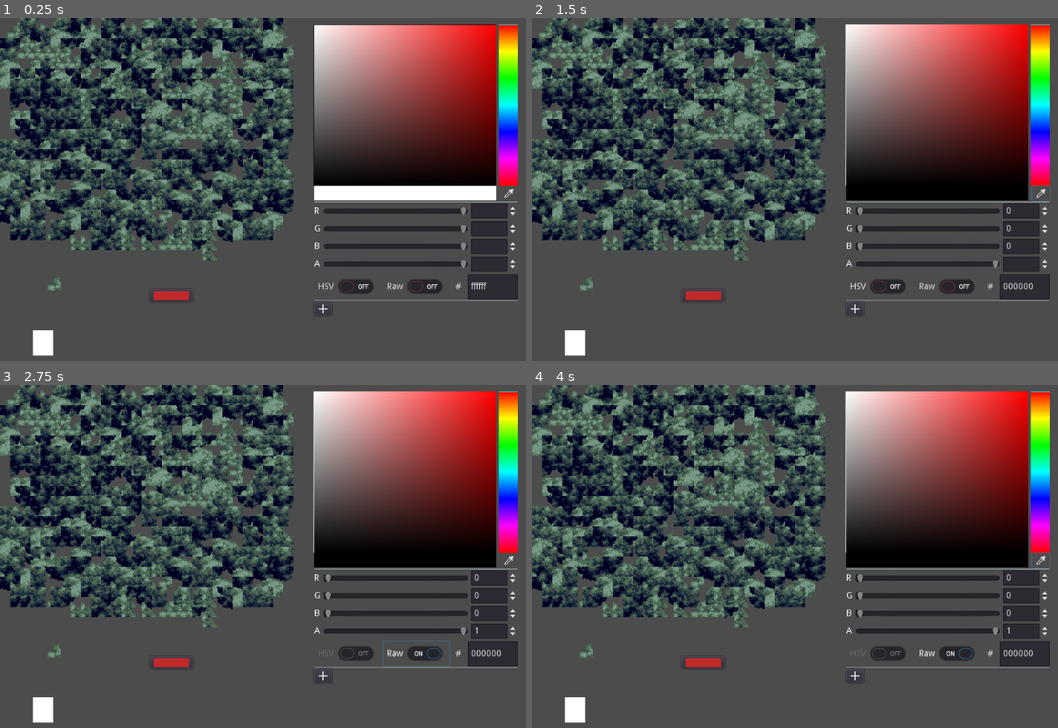
Above: before the commit, frames 1-4 (two rows, left to right).
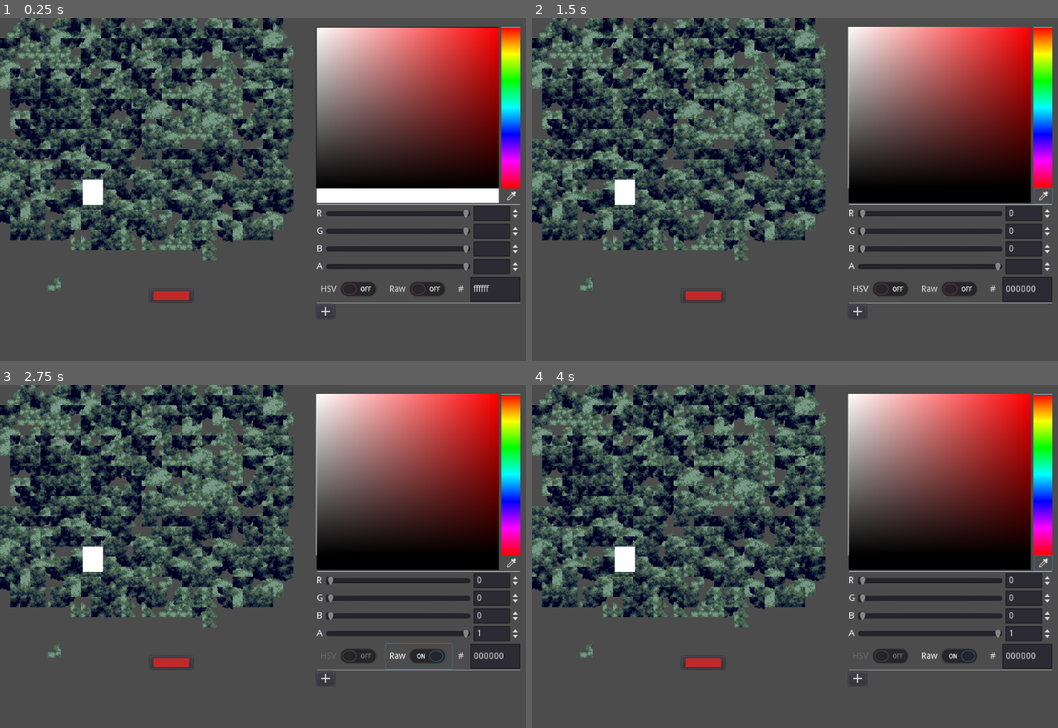
Above: after the commit, the same moments.

Repository: taedixon/vedge-godot-tool
Game: Godot game, scene res://scenes/playaround.tscn
Two runs of this game, one before a commit and one after it. Both use one fixed random seed, a clock stepped at 60 frames per second and the inputs below. This scene is started directly instead of the project's main scene. The engine's default icon, where the game draws it, is replaced by a stand-in: a white triangle on a blue panel in a dark square.
Inputs (mouse positions are in pixels of both pictures, inside the frame that each line leads up to; where the layout moved, square brackets give the same spot in the first picture):
- Up to frame 1 (0.25 s): no input
- Up to frame 2 (1.5 s): click (1042, 196) [1042, 192] at 0.5 s; click "HSV" at 1.25 s
- Up to frame 3 (2.75 s): click "Raw" at 2 s
- Up to frame 4 (4 s): click (1042, 563) [1042, 559] at 2.75 s; click "Raw" at 3.5 s

The runs differ from the first frame. In frame 1, 6.1% of the frame differs, in the area x 6-99%, y 1-99%; in frame 2, 5.9%; in frame 3, 5.9%; in frame 4, 5.8%.

Commit message:
lasso prototype

Diff:
--- a/project.godot
+++ b/project.godot
@@ -156,6 +156,11 @@
 "events": [ Object(InputEventKey,"resource_local_to_scene":false,"resource_name":"","device":0,"alt":false,"shift":true,"control":true,"meta":false,"command":true,"pressed":false,"scancode":90,"unicode":0,"echo":false,"script":null)
  ]
 }
+toggle_selection={
+"deadzone": 0.5,
+"events": [ Object(InputEventKey,"resource_local_to_scene":false,"resource_name":"","device":0,"alt":false,"shift":true,"control":false,"meta":false,"command":false,"pressed":false,"scancode":82,"unicode":0,"echo":false,"script":null)
+ ]
+}
 
 [rendering]
 
--- a/scenes/gms_map.gd
+++ b/scenes/gms_map.gd
@@ -4,6 +4,7 @@
 # Declare member variables here. Examples:
 export (String) var room_path setget set_room_path
 onready var layers_root = $tile_layers
+onready var overlay = $overlay
 var scn_light_layer = preload("res://scenes/light_layer.tscn")
 
 var layer_metadata = {}
@@ -14,6 +15,9 @@
 
 var bounds = Rect2(0, 0, 0, 0)
 var camera_offset = Vector2(0, 0) setget set_camera_offset
+
+var selection = PoolVector2Array() setget set_selection, get_selection
+var selection_col = PoolColorArray()
 
 func _ready():
 	set_room_path(room_path)
@@ -309,3 +313,15 @@
 			var meta = layer_metadata.get(child.name)
 			child.position.x = offset.x * meta.parallax.x
 			child.position.y = offset.y * meta.parallax.y
+
+func set_selection(points):
+	selection = PoolVector2Array()
+	for p in points:
+		selection.append((p - position) / scale)
+	overlay.selection = selection
+
+func get_selection():
+	var translated = PoolVector2Array()
+	for p in selection:
+		translated.append(p*scale + position)
+	return translated
--- a/scenes/gms_map.tscn
+++ b/scenes/gms_map.tscn
@@ -1,8 +1,13 @@
-[gd_scene load_steps=2 format=2]
+[gd_scene load_steps=3 format=2]
 
 [ext_resource path="res://scenes/gms_map.gd" type="Script" id=1]
+[ext_resource path="res://scenes/gms_map_overlay.gd" type="Script" id=2]
 
 [node name="gms_map" type="Node2D"]
 script = ExtResource( 1 )
 
 [node name="tile_layers" type="Node2D" parent="."]
+
+[node name="overlay" type="Node2D" parent="."]
+script = ExtResource( 2 )
+fill_col = Color( 0.478431, 0.917647, 0.764706, 0.34902 )
--- /dev/null
+++ b/scenes/gms_map_overlay.gd
@@ -0,0 +1,20 @@
+extends Node2D
+
+export (Color) var fill_col = Color.white
+export (Color) var border_col = Color.white
+
+var selection = PoolVector2Array() setget set_selection
+var selection_col = PoolVector2Array()
+
+# Called when the node enters the scene tree for the first time.
+func _draw():
+	if selection.size() > 1:
+		draw_polygon(selection, selection_col)
+		draw_polyline(selection, border_col)
+
+func set_selection(newsel):
+	selection = newsel
+	selection_col = PoolColorArray()
+	for i in range(0, selection.size()):
+		selection_col.append(fill_col)
+	update()
--- a/scenes/light_editor.gd
+++ b/scenes/light_editor.gd
@@ -6,7 +6,6 @@
 onready var mapcontainer = $map_container
 onready var roomlist = $room_picker
 onready var dialog_lightlayer = $dialog_light_layer_detail
-
 
 func _ready():
 	if GmsAssetCache.project_loaded():
--- a/scenes/map_container.gd
+++ b/scenes/map_container.gd
@@ -21,6 +21,8 @@
 var rect_button = 0
 
 var colour_picking = false
+var selection_points = PoolVector2Array()
+var selection_mode = false
 
 # Called when the node enters the scene tree for the first time.
 func _ready():
@@ -74,6 +76,9 @@
 
 
 	colour_picking = Input.is_key_pressed(KEY_ALT)
+	if Input.is_action_just_pressed("toggle_selection"):
+		selection_mode = !selection_mode
+		update()
 
 	var mb = 0
 	if (Input.get_mouse_button_mask() & BUTTON_MASK_LEFT) != 0:
@@ -81,44 +86,15 @@
 	elif (Input.get_mouse_button_mask() & BUTTON_MASK_RIGHT) != 0:
 		mb = BUTTON_RIGHT
 
-	if colour_picking:
-		if mb != 0:
-			var col = map.get_picked_colour()
-			if col:
-				emit_signal("colour_picked", mb, col)
+	# input handling
+	if selection_mode:
+		process_selection_tool(mb, mousepos)
+	elif colour_picking:
+		process_colour_picker(mb)
 	else:
-		match draw_param.tool:
-			"DRAW":
-				if mb != 0:
-					if mouse_travel > 4:
-						map.add_stroke_point(mb, draw_param)
-						mouse_travel = 0
-				else:
-					mouse_travel = 0
-					map.end_stroke()
-			"RECT", "BLUR":
-				if (mb != 0) && rect_state == 0:
-					tool_rect = Rect2(mousepos, Vector2())
-					rect_button = mb
-					rect_state = 1
-				else:
-					var both_mousebutton = (Input.get_mouse_button_mask() & (BUTTON_MASK_LEFT|BUTTON_MASK_RIGHT)) == BUTTON_MASK_LEFT|BUTTON_MASK_RIGHT
-					if both_mousebutton:
-						rect_state = -1
-						update()
-					elif (mb == 0) && (rect_state == 1):
-						map.add_stroke_rect(rect_button, tool_rect, draw_param)
-						rect_state = 0
-						update()
-					elif rect_state == -1:
-						rect_state = 0
-					else:
-						tool_rect.size = mousepos - tool_rect.position
-			"FILL":
-				if mouse_travel > 10 && mb != 0:
-					mouse_travel = 0
-					map.add_stroke_fill(mb, draw_param)
-
+		process_regular_tool(mb, mousepos)
+
+	# undo/redo
 	if Input.is_action_just_pressed("tool_redo"):
 		map.end_stroke()
 		map.redo()
@@ -126,6 +102,90 @@
 		map.end_stroke()
 		map.undo()
 
+func process_colour_picker(mb):
+	if mb != 0:
+		var col = map.get_picked_colour()
+		if col:
+			emit_signal("colour_picked", mb, col)
+
+func process_selection_tool(mb, mousepos):
+	if update_lasso(mb, mousepos):
+		if selection_points.size() > 1:
+			selection_points.append(selection_points[0])
+			if Input.is_key_pressed(KEY_ALT):
+				var combined = Geometry.clip_polygons_2d(map.selection, selection_points)
+				map.selection = combined[0] if combined.size() > 0 else PoolVector2Array()
+			elif Input.is_key_pressed(KEY_CONTROL):
+				var combined = Geometry.merge_polygons_2d(map.selection, selection_points)
+				map.selection = combined[0] if combined.size() > 0 else PoolVector2Array()
+			else:
+				map.selection = selection_points
+			selection_points = PoolVector2Array()
+			update()
+
+func process_regular_tool(mb, mousepos):
+	match draw_param.tool:
+		"DRAW":
+			if mb != 0:
+				if mouse_travel > 4:
+					map.add_stroke_point(mb, draw_param)
+					mouse_travel = 0
+			else:
+				mouse_travel = 0
+				map.end_stroke()
+		"RECT", "BLUR":
+			if update_tool_rect(mb, mousepos):
+				map.add_stroke_rect(rect_button, tool_rect, draw_param)
+		"FILL":
+			if mouse_travel > 10 && mb != 0:
+				mouse_travel = 0
+				map.add_stroke_fill(mb, draw_param)
+
+# returns true if rect was committed
+func update_tool_rect(mb, mousepos):
+	if (mb != 0) && rect_state == 0:
+		tool_rect = Rect2(mousepos, Vector2())
+		rect_button = mb
+		rect_state = 1
+	else:
+		var both_mousebutton = (Input.get_mouse_button_mask() & (BUTTON_MASK_LEFT|BUTTON_MASK_RIGHT)) == BUTTON_MASK_LEFT|BUTTON_MASK_RIGHT
+		if both_mousebutton:
+			rect_state = -1
+			update()
+		elif (mb == 0) && (rect_state == 1):
+			rect_state = 0
+			update()
+			return true
+		elif rect_state == -1:
+			rect_state = 0
+		else:
+			tool_rect.size = mousepos - tool_rect.position
+	return false
+
+func update_lasso(mb, mousepos):
+	if (mb != 0) && rect_state == 0:
+		selection_points.append(mousepos)
+		rect_button = mb
+		rect_state = 1
+	else:
+		var both_mousebutton = (Input.get_mouse_button_mask() & (BUTTON_MASK_LEFT|BUTTON_MASK_RIGHT)) == BUTTON_MASK_LEFT|BUTTON_MASK_RIGHT
+		if both_mousebutton:
+			rect_state = -1
+			selection_points = PoolVector2Array()
+			update()
+		elif (mb == 0) && (rect_state == 1):
+			rect_state = 0
+			update()
+			return true
+		elif rect_state == -1:
+			rect_state = 0
+		elif rect_state == 1:
+			if mouse_travel > 8:
+				selection_points.append(mousepos)
+				mouse_travel = 0
+				update()
+	return false
+
 func on_focus_loss():
 	update()
 
@@ -134,9 +194,12 @@
 
 func _draw():
 	if has_focus():
-		draw_rect(Rect2(0, 0, rect_size.x, rect_size.y), Color.wheat, false)
+		var outline = Color.deepskyblue if selection_mode else Color.wheat
+		draw_rect(Rect2(0, 0, rect_size.x, rect_size.y), outline, false)
 		if map.layer_editable():
-			if colour_picking:
+			if selection_mode && selection_points.size() >= 2:
+				draw_polyline(selection_points, Color.magenta)
+			elif colour_picking:
 				var drawcol = map.get_picked_colour()
 				if !drawcol:
 					drawcol = Color.black
--- a/scenes/playaround.tscn
+++ b/scenes/playaround.tscn
@@ -56,10 +56,10 @@
 texture = ExtResource( 1 )
 
 [node name="ColorPicker" type="ColorPicker" parent="."]
-margin_left = 492.952
-margin_top = 6.00226
-margin_right = 814.952
-margin_bottom = 468.002
+margin_left = 496.952
+margin_top = 10.0023
+margin_right = 818.952
+margin_bottom = 472.002
 __meta__ = {
 "_edit_use_anchors_": false
 }
@@ -82,10 +82,10 @@
 region_rect = Rect2( 0, 0, 800, 80 )
 
 [node name="ColorRect" type="ColorRect" parent="."]
-margin_left = 51.6138
-margin_top = 494.781
-margin_right = 83.6138
-margin_bottom = 534.781
+margin_left = 130.81
+margin_top = 256.25
+margin_right = 162.81
+margin_bottom = 296.25
 __meta__ = {
 "_edit_use_anchors_": false
 }
